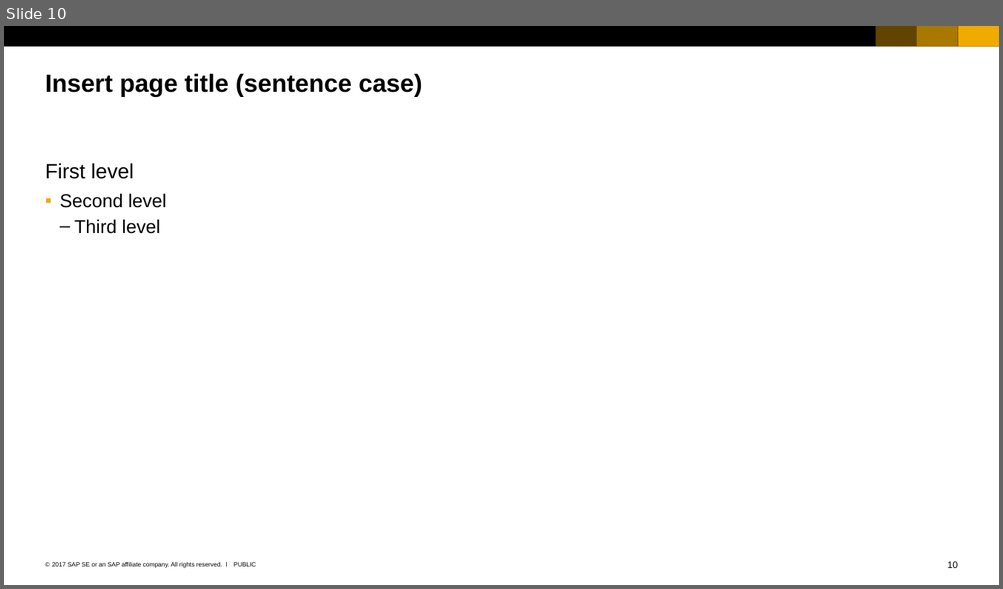
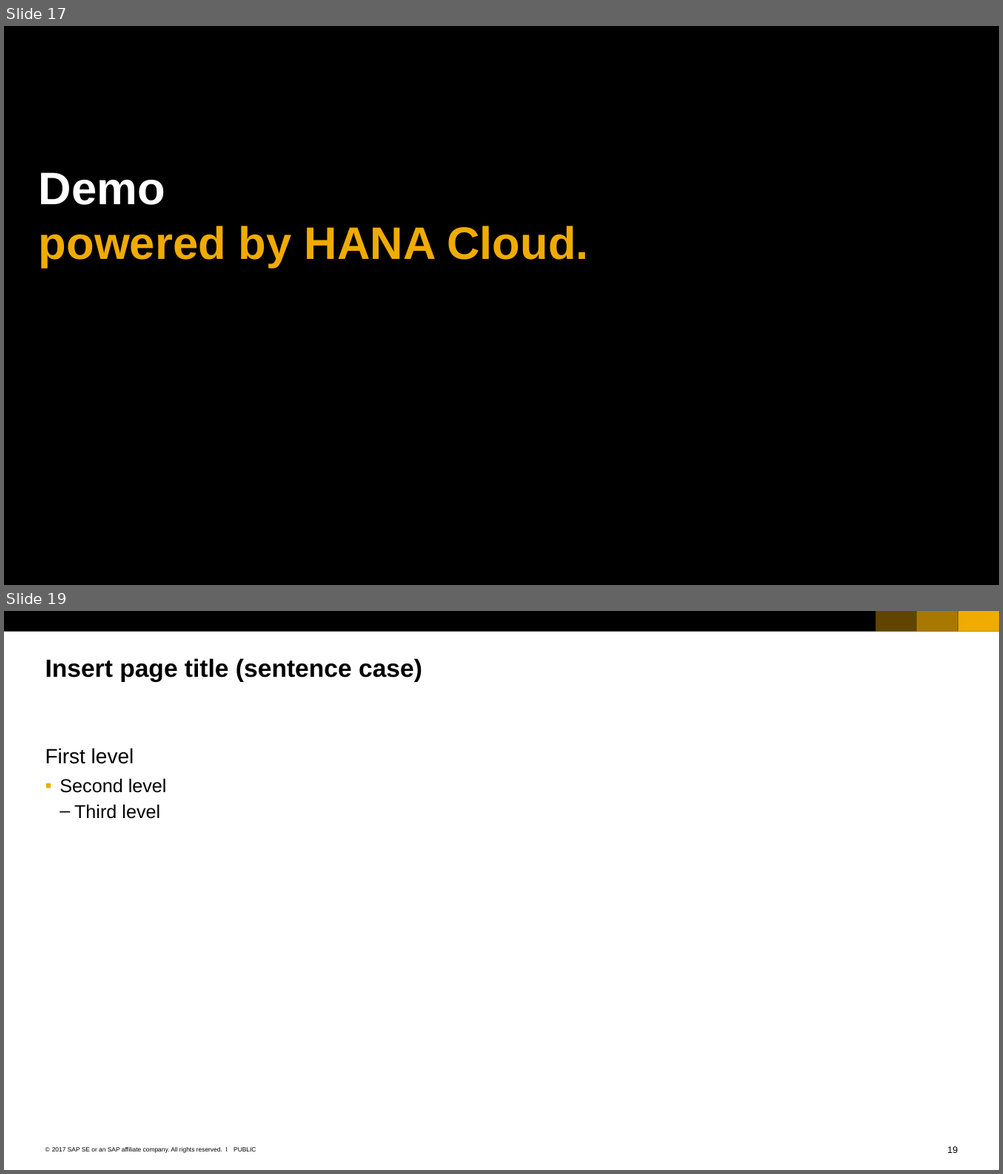
Before and after one commit to Ahaan17Saroch/Queue-Manager-Cloud-Dispatcher, a slide deck: SAP_2017_16x9_black_and_white.pptx. Shown one above the other, each under a label of ours: slide 10 before the commit, slides 17 and 19 after it; the slides between them are not shown. The pictures are 1003x589 and 1003x1174 pixels, drawn with LibreOffice and Linux fonts; fonts in the diff are those of the drawing. Boxes give left, top, right and bottom in pixels: in the first picture for what was removed or moved away, otherwise in the second. Text is boxed around its words. In the diff, an @@ line names an element or a change of style, - is before the commit and + after.

```diff
--- a/SAP_2017_16x9_black_and_white.pptx
+++ b/SAP_2017_16x9_black_and_white.pptx
@@ slide 17 added at (x1=4, y1=26, x2=999, y2=585), background #000000 @@
@@ title added at (x1=39, y1=173, x2=588, y2=267), 44 pt, text #F0AB00, bold @@
+Demo
+powered by HANA Cloud.
@@ what was slide 10 is now slide 19 @@
@@ page number at (x1=947, y1=1147, x2=957, y2=1153): text changed @@
-10
+19
```
Also in this commit, not shown: 14 other slides added, 6 slides removed, 1 other file.
